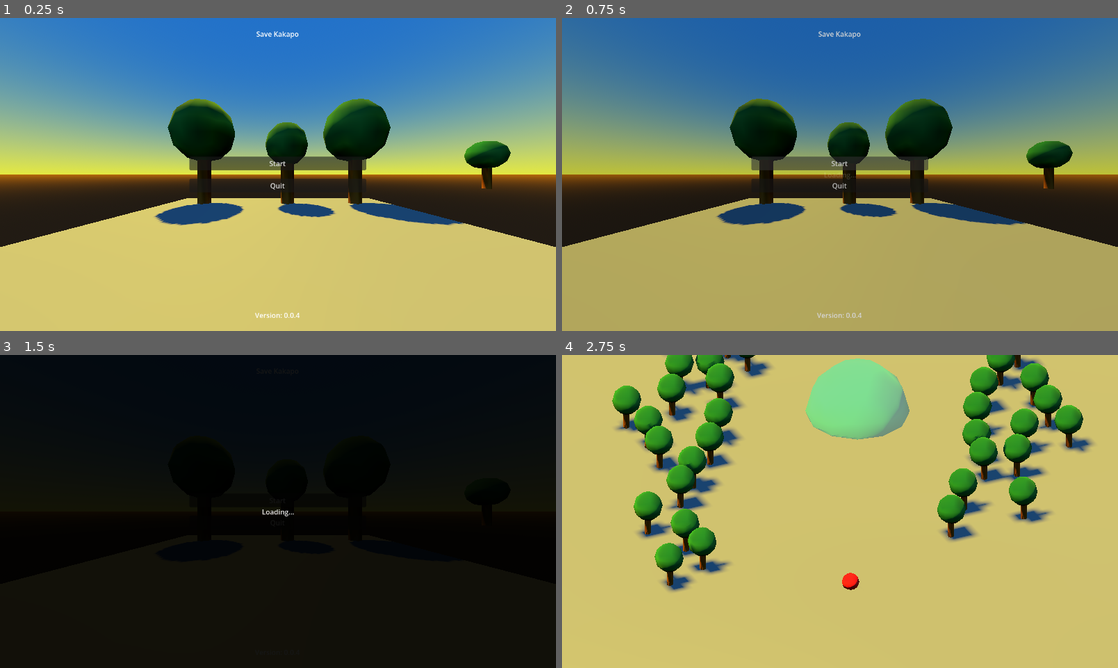
Above: before the commit, frames 1-4 (two rows, left to right).
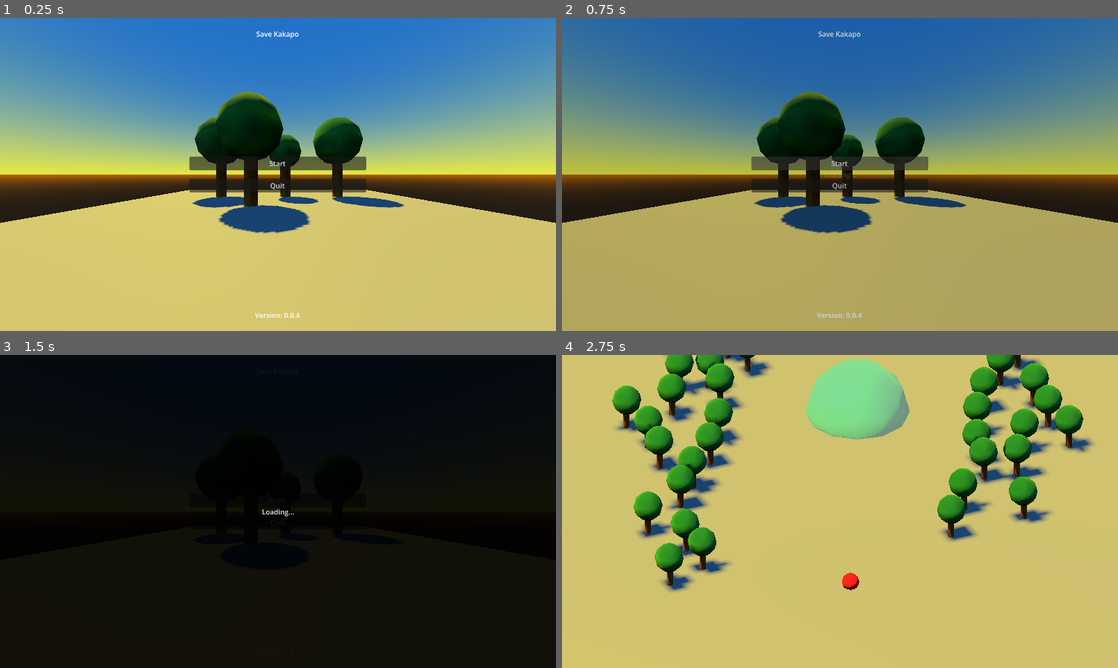
Above: after the commit, the same moments.

Repository: hubacekjakub/Godot-TreeLoverJourney
Game: Godot game, scene res://levels/main_menu.tscn
Same seed, same stepped clock (60 frames per second), same inputs: the game is played once before the commit and once after it.
Inputs:
- Up to frame 1 (0.25 s): no input
- Up to frame 2 (0.75 s): click "Start" at 0.5 s
- Up to frame 3 (1.5 s): click "Start" at 1.25 s
- Up to frame 4 (2.75 s): hold D (move_right) from 2.03 s (still down)

The runs differ from the first frame. In frame 1, 13% of the frame differs, in the area x 0-100%, y 23-74%; in frame 2, 13%; in frame 3, less than 0.1%; in frame 4, nothing differs.

Commit message:
Main theme music prototype added

Diff:
--- /dev/null
+++ b/default_bus_layout.tres
@@ -0,0 +1,4 @@
+[gd_resource type="AudioBusLayout" format=3 uid="uid://d4crgnbq78yth"]
+
+[resource]
+bus/0/volume_db = -12.978527
--- a/levels/main_menu.tscn
+++ b/levels/main_menu.tscn
@@ -37,7 +37,7 @@
 shadow_enabled = true
 
 [node name="Camera3D" type="Camera3D" parent="." unique_id=1384787208]
-transform = Transform3D(1, 0, 0, 0, 1, 0, 0, 0, 1, 0, 1.555796, 3.6373405)
+transform = Transform3D(1, 0, 0, 0, 1, 0, 0, 0, 1, 0, 1.555796, 5.7588263)
 fov = 90.0
 
 [node name="UI" type="CanvasLayer" parent="." unique_id=2108186916]
@@ -91,7 +91,7 @@
 text = "Quit"
 
 [node name="Strom" type="CSGCylinder3D" parent="UI/MarginContainer/HBoxContainer/MiddleHBoxContainer/VBoxContainer/ButtonsContainer/QuitButton" unique_id=145986081]
-transform = Transform3D(1, 0, 0, 0, 1, 0, 0, 0, 1, 20.639406, 1.4192171, -11.820593)
+transform = Transform3D(1, 0, 0, 0, 1, 0, 0, 0, 1, -1.1455492, 1.4192171, -0.8487272)
 use_collision = true
 radius = 0.3
 height = 2.5187988
@@ -116,7 +116,7 @@
 [node name="CSGCombiner3D" type="CSGCombiner3D" parent="." unique_id=2043615736]
 
 [node name="FloorCSGBox3D" type="CSGBox3D" parent="CSGCombiner3D" unique_id=1538597166]
-size = Vector3(10, 0.5, 10)
+size = Vector3(15, 0.5, 15)
 
 [node name="Strom" type="CSGCylinder3D" parent="CSGCombiner3D" unique_id=274488700]
 transform = Transform3D(1, 0, 0, 0, 1, 0, 0, 0, 1, -3.3762565, 1.4384866, -3.5480328)
--- a/project.godot
+++ b/project.godot
@@ -20,6 +20,7 @@
 
 SignalBus="*uid://cgpi886dlxi3i"
 SceneChanger="*uid://io5eox7sw5pg"
+SoundManager="*uid://dtmt1bfgjvr2l"
 Global="*uid://df8uf0gxajuvf"
 
 [display]
--- /dev/null
+++ b/scenes/autoloads/sound_manager.tscn
@@ -0,0 +1,11 @@
+[gd_scene format=3 uid="uid://dtmt1bfgjvr2l"]
+
+[ext_resource type="Script" uid="uid://dirjky0nby5ro" path="res://scripts/autoload/sound_manager.gd" id="1_6que3"]
+[ext_resource type="AudioStream" uid="uid://ck4aw0qmj1c4h" path="res://assets/sounds/maintheme-perhaps.mp3" id="2_ldc1e"]
+
+[node name="SoundManager" type="Node" unique_id=1483278228]
+script = ExtResource("1_6que3")
+
+[node name="MainAudioStreamPlayer" type="AudioStreamPlayer" parent="." unique_id=1595932030]
+stream = ExtResource("2_ldc1e")
+autoplay = true
--- /dev/null
+++ b/scripts/autoload/sound_manager.gd
@@ -0,0 +1,11 @@
+extends Node
+
+
+# Called when the node enters the scene tree for the first time.
+func _ready() -> void:
+	pass # Replace with function body.
+
+
+# Called every frame. 'delta' is the elapsed time since the previous frame.
+func _process(delta: float) -> void:
+	pass
Not shown, added: assets/sounds/maintheme-perhaps.mp3.import
Not shown, added: scripts/autoload/sound_manager.gd.uid
Not shown, added: assets/sounds/maintheme-perhaps.mp3
